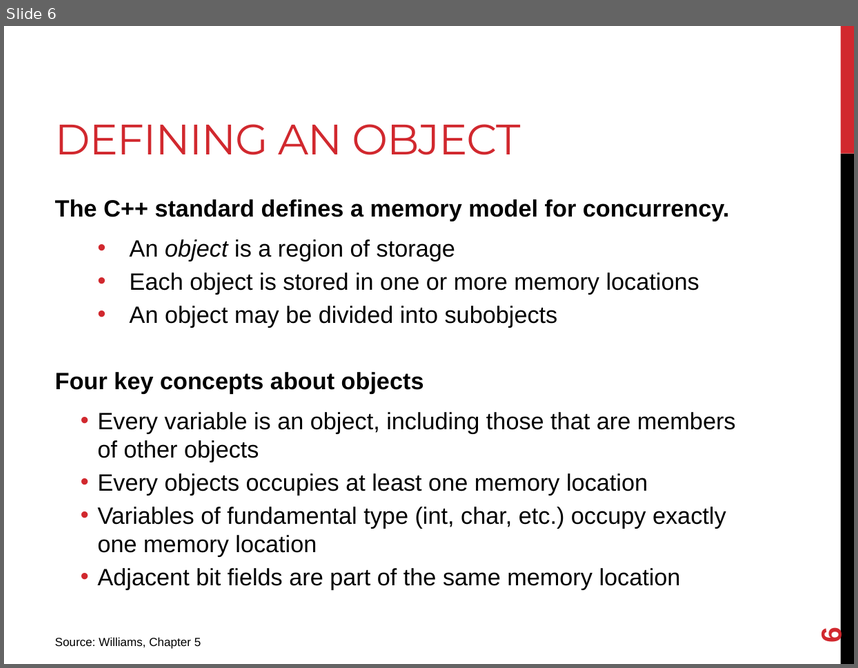
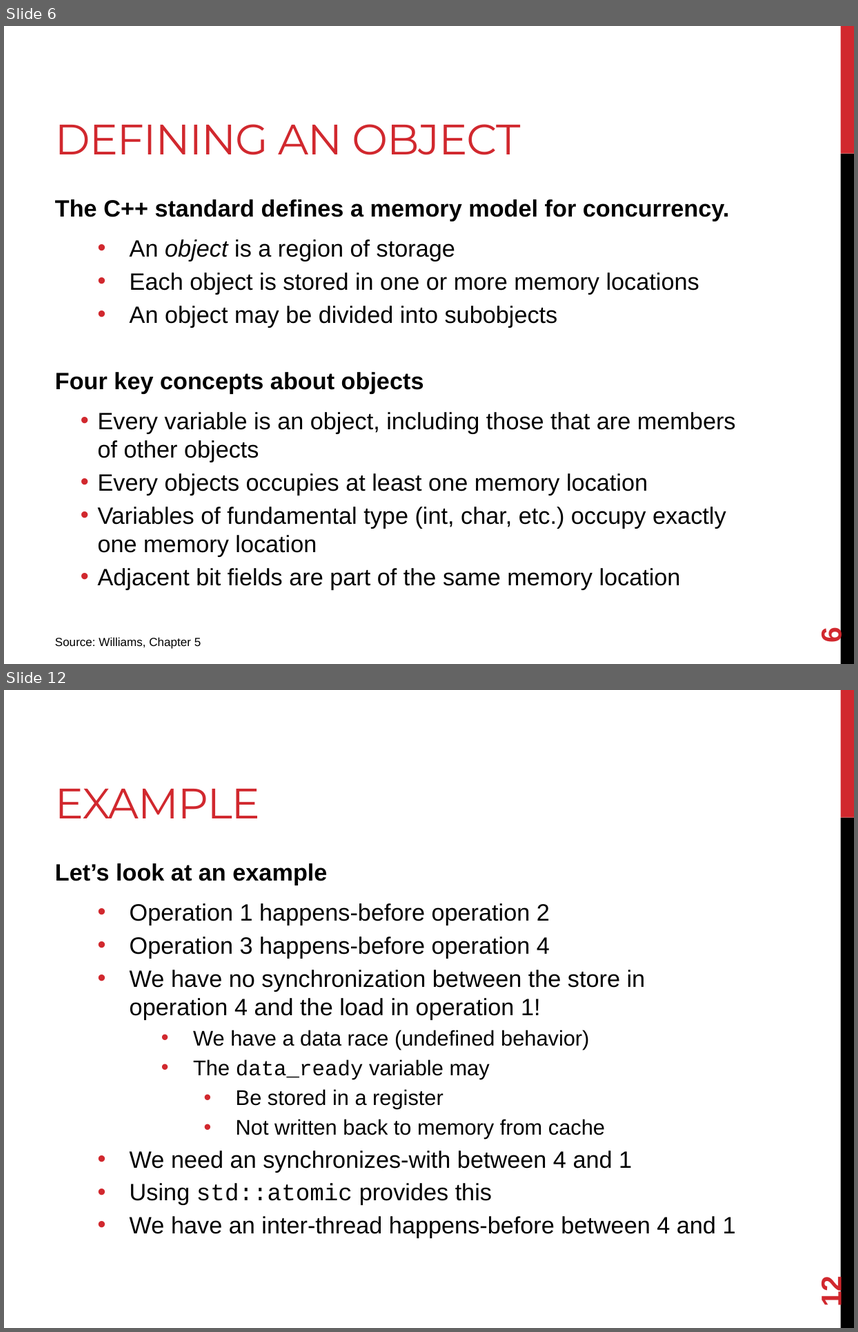
Before and after one commit to joshpeterson/DevelopingConcurrentSoftware, a slide deck: Lectures/Atomics/Atomics.pptx. Shown one above the other, each under a label of ours: slide 6 before the commit, slides 6 and 12 after it; the slides between them are not shown. The pictures are 858x668 and 858x1332 pixels, drawn with LibreOffice and Linux fonts; fonts in the diff are those of the drawing. Boxes give left, top, right and bottom in pixels: in the first picture for what was removed or moved away, otherwise in the second. Text is boxed around its words. In the diff, an @@ line names an element or a change of style, - is before the commit and + after.

```diff
--- a/Lectures/Atomics/Atomics.pptx
+++ b/Lectures/Atomics/Atomics.pptx
@@ slide 12 added at (4, 690, 854, 1328), background #FFFFFF; not listed: 2 template elements that a slide beside it also shows @@
@@ title added at (55, 789, 260, 818), 36 pt, text #D1282E @@
+EXAMPLE
@@ text added at (55, 863, 736, 1238), 20 pt, text #000000 @@
+Let’s look at an example
+  • Operation 1 happens-before operation 2
+  • Operation 3 happens-before operation 4
+  • We have no synchronization between the store in operation 4 and the load in operation 1!
+    • We have a data race (undefined behavior)
+    • The data_ready variable may
+      • Be stored in a register
+      • Not written back to memory from cache
+  • We need an synchronizes-with between 4 and 1
+  • Using std::atomic provides this
+  • We have an inter-thread happens-before between 4 and 1
@@ page number added at (815, 1278, 847, 1306), 24 pt, text #D1282E, bold @@
+12
```
Also in this commit, not shown: 3 slides changed, 3 other slides added, 4 other files.
